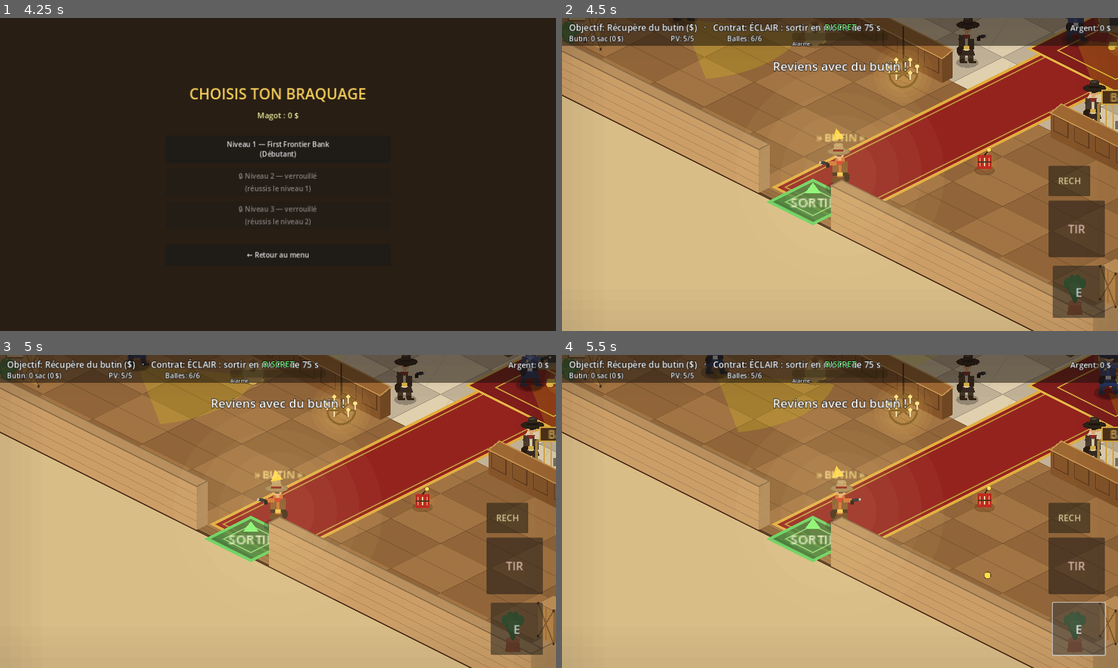
Above: before the commit, frames 1-4 (two rows, left to right).
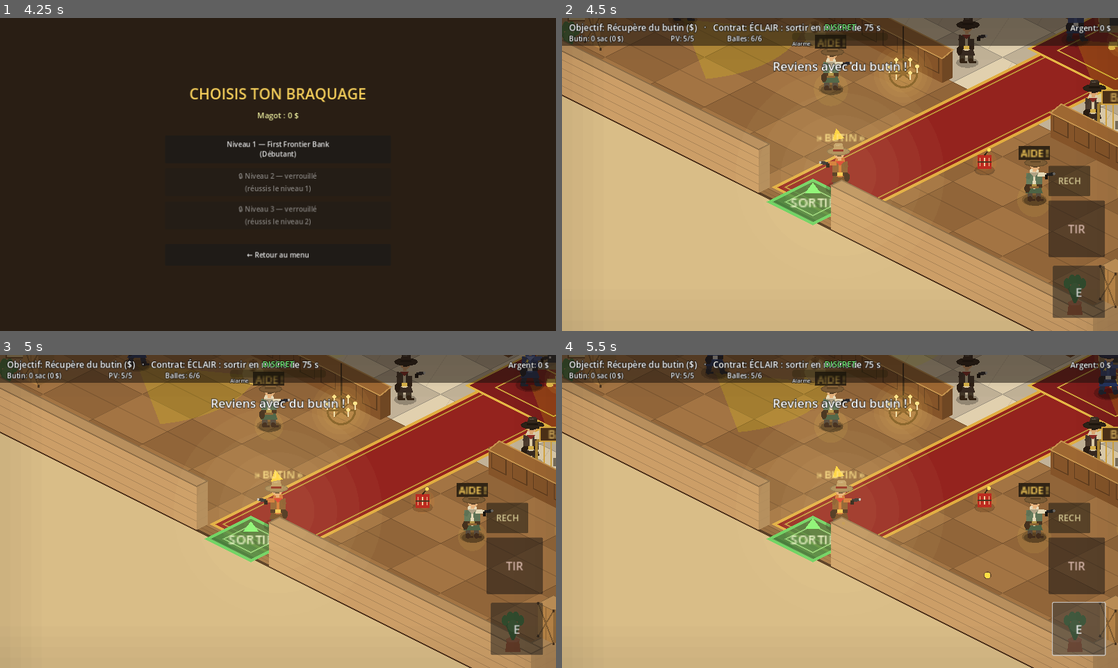
Above: after the commit, the same moments.

Repository: sebadiaz/Cowboys
Game: Godot game, scene res://scenes/Boot.tscn
Two runs of this game, one before a commit and one after it. Both use one fixed random seed, a clock stepped at 60 frames per second and the inputs below.
Inputs (mouse positions are in pixels of both pictures, inside the frame that each line leads up to):
- Up to frame 1 (4.25 s): tap Enter at 0.5 s; move the mouse to (400, 158) at 0.52 s; hold D (move_right) 0.53-1.25 s; hold Space (fire) 0.53-1.25 s; click (400, 158) at 0.67 s; click "🗺 JOUER — CARTE DU MONDE" at 1.25 s; click (66, 218) at 2.02 s; click "← Carte" at 2.75 s; click "⚡ Niveau rapide" at 3.5 s
- Up to frame 2 (4.5 s): click "Niveau 1 — First Frontier Ban…" at 4.25 s
- Up to frame 3 (5 s): no input
- Up to frame 4 (5.5 s): click "E" at 5 s

Frame 1 is identical in both runs. In frame 2, 1.1% of the frame differs, in the area x 45-89%, y 5-60%; in frame 3, 1.1%; in frame 4, 1.2%.

Commit message:
Contenu: otages à libérer dans les banques (civils retenus, marqueur AIDE!, bonus de butin au contact) — générés sur les banques procédurales + niveau 1

Diff:
--- a/data/mission_01.json
+++ b/data/mission_01.json
@@ -374,5 +374,17 @@
 	"dynamite": [
 		820,
 		640
+	],
+	"hostages": [
+		[
+			470,
+			630,
+			150
+		],
+		[
+			940,
+			650,
+			150
+		]
 	]
 }
--- a/scripts/iso_renderer.gd
+++ b/scripts/iso_renderer.gd
@@ -17,6 +17,7 @@
 var bullets: Node = null
 var biome: String = "desert"
 var dynamite: Node = null
+var hostages: Array = []
 var _pal: Dictionary = {}
 
 # Planches d'assets.
@@ -202,6 +203,9 @@
 			_shadow(b.global_position, 11.0)
 	if is_instance_valid(dynamite) and dynamite.visible:
 		_shadow(dynamite.global_position, 10.0)
+	for h in hostages:
+		if is_instance_valid(h):
+			_shadow(h.global_position, 12.0)
 	for c in _corpses:
 		_draw_corpse(c)
 
@@ -223,6 +227,9 @@
 		items.append({"d": Iso.depth(player.global_position), "kind": "player"})
 	if is_instance_valid(dynamite) and dynamite.visible:
 		items.append({"d": Iso.depth(dynamite.global_position), "kind": "dyn"})
+	for h in hostages:
+		if is_instance_valid(h):
+			items.append({"d": Iso.depth(h.global_position), "kind": "hostage", "node": h})
 
 	items.sort_custom(func(a, b): return a["d"] < b["d"])
 	for it in items:
@@ -235,6 +242,7 @@
 			"loot": _draw_loot(it["node"])
 			"guard": _draw_guard(it["node"])
 			"dyn": _draw_dynamite(dynamite.global_position)
+			"hostage": _draw_hostage(it["node"].global_position)
 			"player": _draw_player()
 
 	_draw_bullets()
@@ -1074,6 +1082,29 @@
 	CharacterArt.draw_person(self, base, Vector2(0, 1), pal, false, false, 0.0, 0.0, 0.0)
 
 
+## Otage : civil retenu (mains liées) + marqueur d'alerte pulsé "AIDE".
+func _draw_hostage(pos: Vector2) -> void:
+	var base := Iso.project(pos)
+	# Halo pulsé pour attirer l'oeil.
+	var pulse := 0.5 + 0.5 * sin(Time.get_ticks_msec() * 0.006)
+	draw_circle(base, 16.0 + pulse * 4.0, Color(0.95, 0.85, 0.35, 0.10))
+	var pal := {
+		"hat": Color(0.55, 0.42, 0.26), "hat_band": Color(0.40, 0.30, 0.18),
+		"coat": Color(0.40, 0.50, 0.40), "coat_dark": Color(0.30, 0.40, 0.30),
+		"shirt": Color(0.90, 0.88, 0.80), "pants": Color(0.34, 0.30, 0.26),
+		"skin": Color(0.90, 0.72, 0.54), "bandana": Color(0.70, 0.66, 0.58),
+		"belt": Color(0.30, 0.22, 0.14), "buckle": Color(0.70, 0.60, 0.30),
+		"boots": Color(0.26, 0.18, 0.12), "hair": Color(0.30, 0.22, 0.14),
+	}
+	CharacterArt.draw_person(self, base, Vector2(0, 1), pal, false, false, 0.0, 0.0, 0.0)
+	# Corde aux poignets.
+	draw_line(base + Vector2(-5, -14), base + Vector2(5, -14), Color(0.55, 0.40, 0.22), 2.0)
+	# Bulle "AIDE !".
+	var head := base + Vector2(0, -52)
+	draw_rect(Rect2(head + Vector2(-18, -10), Vector2(36, 16)), Color(0.1, 0.08, 0.05, 0.8))
+	_text_centered("AIDE !", head + Vector2(0, 3), 12, Color(1.0, 0.85, 0.4))
+
+
 ## Caisse de dynamite (objet ramassable) : bâtons rouges + mèche + lueur.
 func _draw_dynamite(pos: Vector2) -> void:
 	var b := Iso.project(pos)
--- a/scripts/mission_manager.gd
+++ b/scripts/mission_manager.gd
@@ -66,6 +66,8 @@
 var _loot_total := 0
 var _dynamite: Area2D = null
 var _dyn_used := false
+var _hostages: Array = []
+var _hostages_freed := 0
 
 
 func _ready() -> void:
@@ -81,6 +83,7 @@
 	_spawn_exit()
 	_spawn_guards()
 	_build_bullets()
+	_spawn_hostages()
 	_spawn_dynamite()
 	_build_iso_renderer()
 	_build_effects()
@@ -170,6 +173,7 @@
 	_renderer.props = _cfg.get("props", [])
 	_renderer.biome = str(_cfg.get("biome", "desert"))
 	_renderer.dynamite = _dynamite
+	_renderer.hostages = _hostages
 	_renderer.player = player
 	_renderer.guards = _guards
 	_renderer.loot = _loot_nodes
@@ -332,9 +336,13 @@
 	var dyn: Array = []
 	if rng.randf() < 0.6:
 		dyn = [cx + rng.randf_range(-160.0, 160.0), lobby_y + 50.0]
+	var hostages := []
+	for _h in range(rng.randi_range(1, 2)):
+		hostages.append([ox + rng.randf_range(0.24, 0.76) * W, cyc + rng.randf_range(70.0, 150.0), 150])
 	var diff: String = ["", "Petite banque", "Banque de comté", "Grande banque"][tier]
 	return {
 		"dynamite": dyn,
+		"hostages": hostages,
 		"name": town_name,
 		"difficulty": diff,
 		"biome": biome,
@@ -477,6 +485,48 @@
 
 
 ## Règle un garde selon le mode assist + l'upgrade discrétion.
+## Otages à libérer (optionnels) : civils retenus ; les atteindre rapporte un bonus.
+func _spawn_hostages() -> void:
+	var hs: Variant = _cfg.get("hostages", [])
+	if not (hs is Array):
+		return
+	for h in hs:
+		if not (h is Array) or h.size() < 2:
+			continue
+		var area := Area2D.new()
+		area.collision_layer = 0
+		area.collision_mask = 2
+		area.monitoring = true
+		area.global_position = Vector2(float(h[0]), float(h[1]))
+		area.set_meta("value", int(h[2]) if h.size() > 2 else 150)
+		var cs := CollisionShape2D.new()
+		var sh := CircleShape2D.new()
+		sh.radius = 20.0
+		cs.shape = sh
+		area.add_child(cs)
+		world.add_child(area)
+		area.body_entered.connect(_on_hostage_freed.bind(area))
+		_hostages.append(area)
+
+
+func _on_hostage_freed(body: Node, area: Area2D) -> void:
+	if _mission_over or not body.is_in_group("player") or not is_instance_valid(area):
+		return
+	var value: int = int(area.get_meta("value", 150))
+	_hostages_freed += 1
+	if player != null:
+		player.add_safe_reward(value)     # compte comme butin (sortie + score)
+	AudioManager.play("pickup", 2.0)
+	if _fx != null:
+		_fx.loot_pickup(area.global_position)
+	if hud.has_method("show_toast"):
+		hud.show_toast("OTAGE LIBÉRÉ ! +%d $" % value)
+	_hostages.erase(area)
+	if _renderer != null:
+		_renderer.hostages = _hostages
+	area.queue_free()
+
+
 ## Dynamite ramassable (optionnelle) : la prendre SOUFFLE le coffre instantanément.
 func _spawn_dynamite() -> void:
 	var d: Variant = _cfg.get("dynamite", [])
Not shown, changed: TODO.md
